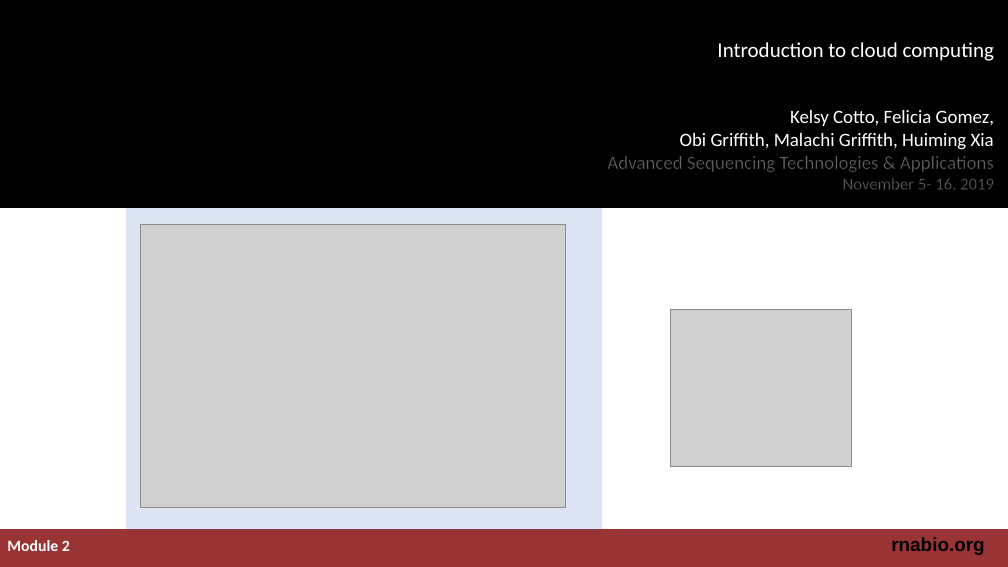
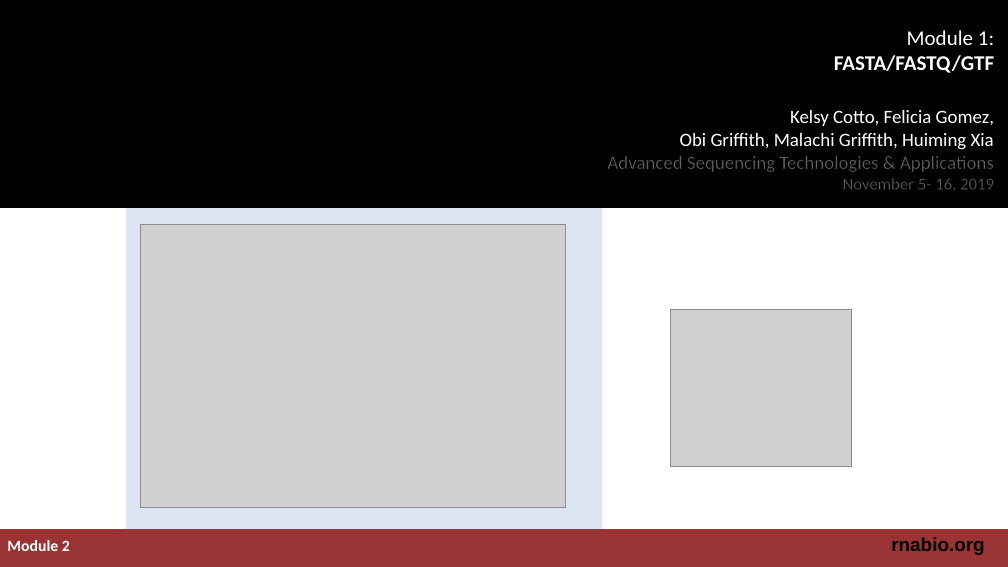
Before and after one commit to griffithlab/rnabio.org, a slide deck: slide 1 of assets/lectures/cshl/2019/mini/RNASeq_MiniLecture_01_01_FASTA_FASTQ_GTF.pptx. Drawn at 1008x567 pixels with LibreOffice and Linux fonts; fonts in the diff are those of the drawing; grey boxes stand for pictures; background and template pictures are left out. Boxes give left, top, right and bottom in pixels: in the first picture for what was removed or moved away, otherwise in the second. Text is boxed around its words. In the diff, an @@ line names an element or a change of style, - is before the commit and + after.

Commit message:
update lectures to have correct module

```diff
--- a/assets/lectures/cshl/2019/mini/RNASeq_MiniLecture_01_01_FASTA_FASTQ_GTF.pptx
+++ b/assets/lectures/cshl/2019/mini/RNASeq_MiniLecture_01_01_FASTA_FASTQ_GTF.pptx
@@ text at <box>834,30,994,73</box>: text changed; bold on @@
-Introduction to cloud computing
+Module 1:
+FASTA/FASTQ/GTF
```
Also in this commit, not shown: 17 other files.
